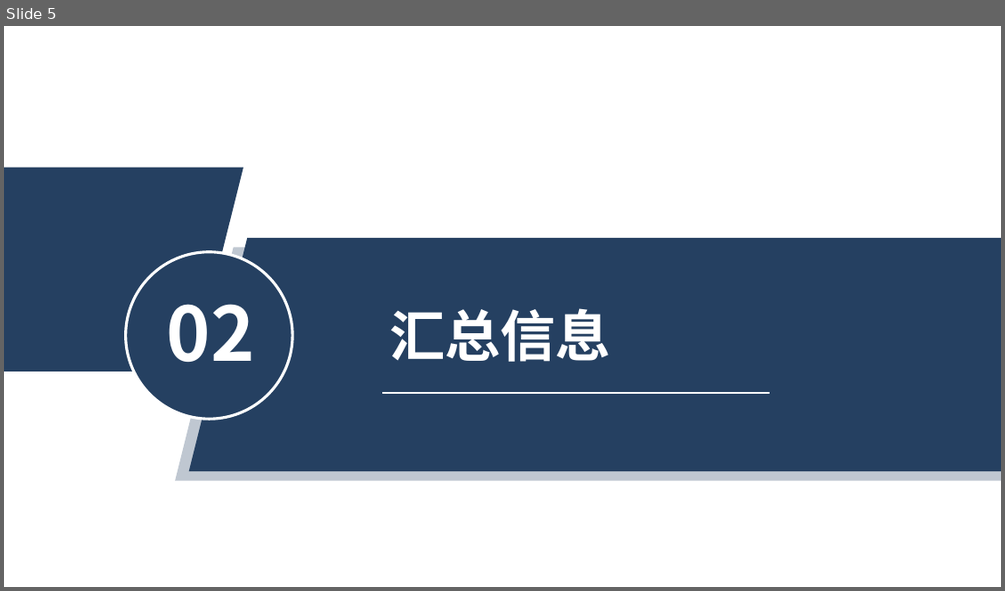
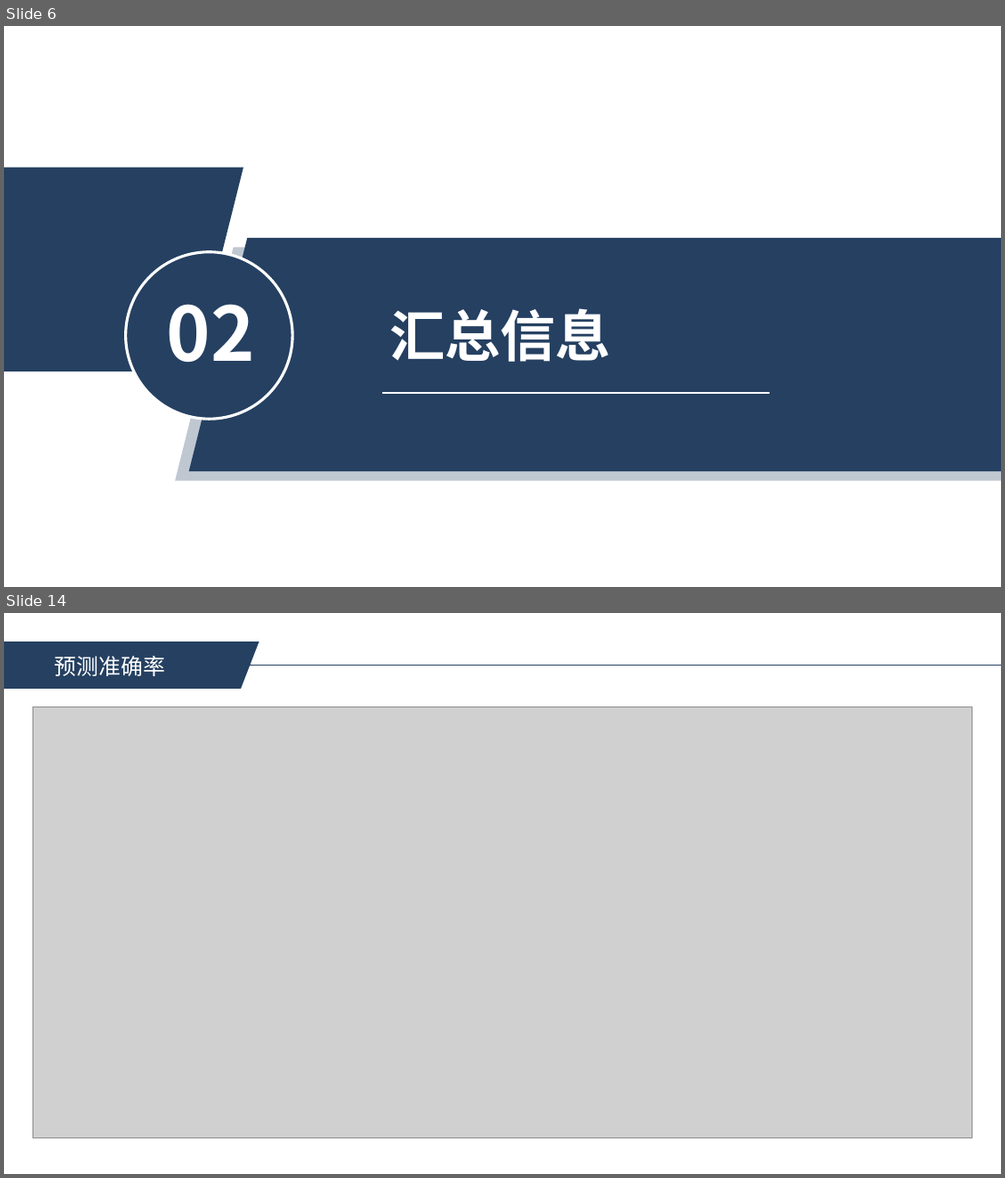
Before and after one commit to impossible03/Computer-Vision-homework, a slide deck: 04-刘宇-project1.pptx. Shown one above the other, each under a label of ours: slide 5 before the commit, slides 6 and 14 after it; the slides between them are not shown. The pictures are 1005x591 and 1005x1178 pixels, drawn with LibreOffice and Linux fonts; fonts in the diff are those of the drawing; grey boxes stand for pictures. Boxes give left, top, right and bottom in pixels: in the first picture for what was removed or moved away, otherwise in the second. Text is boxed around its words. In the diff, an @@ line names an element or a change of style, - is before the commit and + after.

```diff
--- a/04-刘宇-project1.pptx
+++ b/04-刘宇-project1.pptx
@@ slide 14 added at bbox=[4, 613, 1001, 1174], background #FFFFFF @@
@@ line added from (4, 665) to (1001, 665), #254061 1 pt @@
@@ parallelogram added at bbox=[4, 641, 259, 689], fill #254061 @@
@@ text added at bbox=[55, 656, 165, 676], 16 pt, text #FFFFFF @@
+预测准确率
@@ picture added at bbox=[32, 706, 972, 1137] @@
@@ what was slide 5 is now slide 6 @@
```
Also in this commit, not shown: 3 slides changed, 8 other slides added, 1 slide removed, 1 other file.
